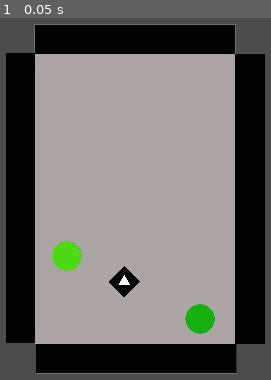
Above: before the commit, frame 1.
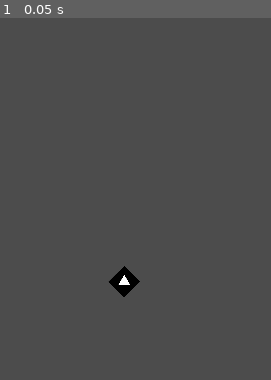
Above: after the commit, the same moment.

Repository: WillYuum/GMTK-Game-Jam-2020
Game: Godot game, scene res://gameObjects/MainScene.tscn
Two runs of this game, one before a commit and one after it. Both use one fixed random seed, a clock stepped at 60 frames per second and the inputs below.
Inputs:
- Up to frame 1 (0.05 s): no input

The runs differ from the first frame. In frame 1, 88% of the frame differs, in the area x 2-98%, y 1-99%.
Error after the commit: Invalid call. Nonexistent function 'clear' in base 'Nil'. (res://Core/Maps/MapController.gd:22)

Commit message:
Add more win/lose/start logic

Diff:
--- a/GMTK 2020/core/MainPlayer/MainPlayer.gd
+++ b/GMTK 2020/core/MainPlayer/MainPlayer.gd
@@ -1,7 +1,6 @@
 extends Node2D
 
-
-var currentFusedCharacter:Character;
+onready var mainScene := get_tree().get_root().get_node("MainScene");
 
 # Called when the node enters the scene tree for the first time.
 func _ready() -> void:
@@ -14,7 +13,11 @@
 
 
 func _fuseWithCharacter(characterToFuse):
-	currentFusedCharacter = characterToFuse;
+	mainScene.currentPlayableCharacter = characterToFuse;
+
+func DefuseWithCharacter():
+	if(mainScene.currentPlayableCharacter == null):return
+	mainScene.currentPlayableCharacter = null
 
 func _on_Area2D_area_entered(area: Area2D) -> void:
 	var body = area.get_parent();
--- a/GMTK 2020/core/MainScene.gd
+++ b/GMTK 2020/core/MainScene.gd
@@ -1,8 +1,8 @@
 extends Control
-class_name MainScene
+
 
 onready var camera :Camera2D = get_node("Camera2D");
-onready var mapController:= get_node("MainMap");
+onready var mapController := get_node("MainMap");
 
 #UI
 onready var UI := get_node("UI");
@@ -10,22 +10,51 @@
 
 var currentLevel = 1;
 
+var currentPlayableCharacter;
+
+#Win variables
+var amountOfCharactersInMap;
+var amountCharacterTaken;
+
 # Called when the node enters the scene tree for the first time.
 func _ready() -> void:
-	pass # Replace with function body.
+	currentPlayableCharacter = get_node("MainMap/MainPlayer");
+	StartGame();
 
 
 # Called every frame. 'delta' is the elapsed time since the previous frame.
 #func _process(delta: float) -> void:
 #	pass
 
+func StartGame():
+	amountCharacterTaken = 0;
+	amountOfCharactersInMap = mapController.GetAmountOfCharactersInMap();
+	mapController.ReadyUpMap();
+	yield(get_tree().create_timer(2), "timeout");
+	pass
 
 func WinGame():
 	currentLevel += 1;
-	pass
+	StartGame();
 
 func LostGame():
 	RestartGame();
 
 func RestartGame():
 	mapController.RestartMapEntities();
+
+func _input(event: InputEvent) -> void:
+	HandleMovingPlayableCharacter();
+
+
+func HandleMovingPlayableCharacter():
+	pass
+
+
+func GhostTookCharacter():
+	amountCharacterTaken += 1;
+	_checkIfWonGame();
+
+func _checkIfWonGame():
+	if(amountCharacterTaken >= amountOfCharactersInMap):
+		WinGame();
--- a/GMTK 2020/core/Maps/MapController.gd
+++ b/GMTK 2020/core/Maps/MapController.gd
@@ -3,6 +3,8 @@
 
 onready var mainScene = get_tree().get_root().get_node("MainScene");
 onready var currentMap := get_node("Map1");
+
+var amountOfCharactersInMap;
 
 # Called when the node enters the scene tree for the first time.
 func _ready() -> void:
@@ -13,6 +15,12 @@
 #func _process(delta: float) -> void:
 #	pass
 
+func ReadyUpMap():
+	GoToNextMap();
+
+func GetAmountOfCharactersInMap():
+	amountOfCharactersInMap.clear();
+	amountOfCharactersInMap = get_node("Map1/CharactersInMap").get_children();
 
 func GoToNextMap():
 	if(currentMap != null):
--- a/GMTK 2020/project.godot
+++ b/GMTK 2020/project.godot
@@ -15,13 +15,13 @@
 "path": "res://core/Characters/Characters.gd"
 }, {
 "base": "Control",
-"class": "MapController",
+"class": "MainScene",
 "language": "GDScript",
-"path": "res://core/Maps/MapController.gd"
+"path": "res://core/MainScene.gd"
 } ]
 _global_script_class_icons={
 "Character": "",
-"MapController": ""
+"MainScene": ""
 }
 
 [application]
